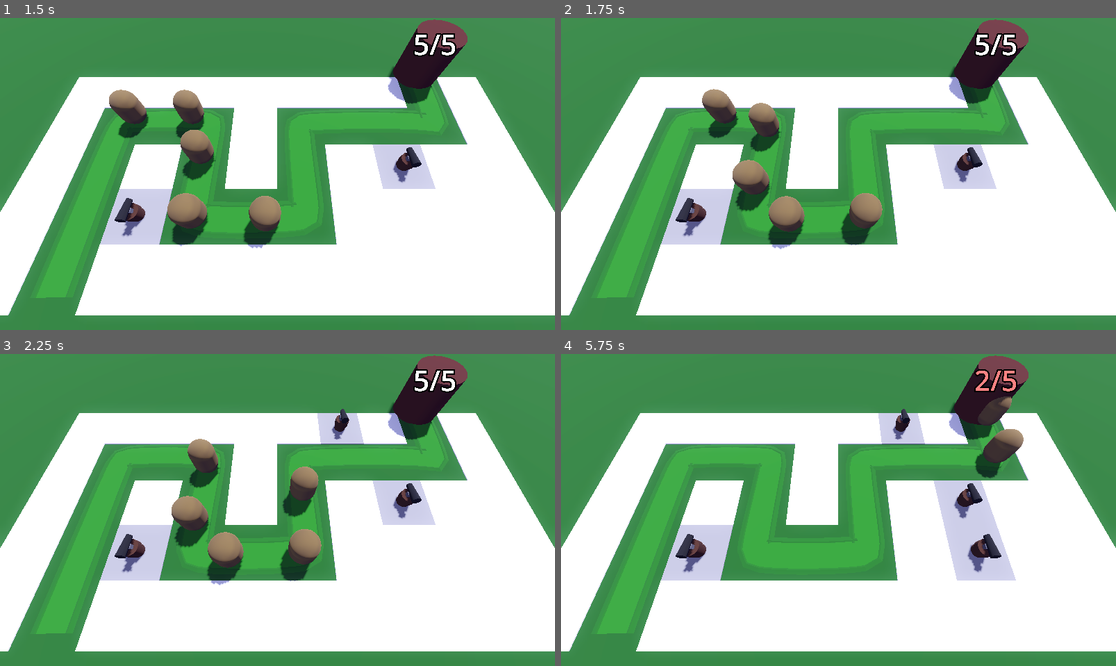
Above: before the commit, frames 1-4 (two rows, left to right).
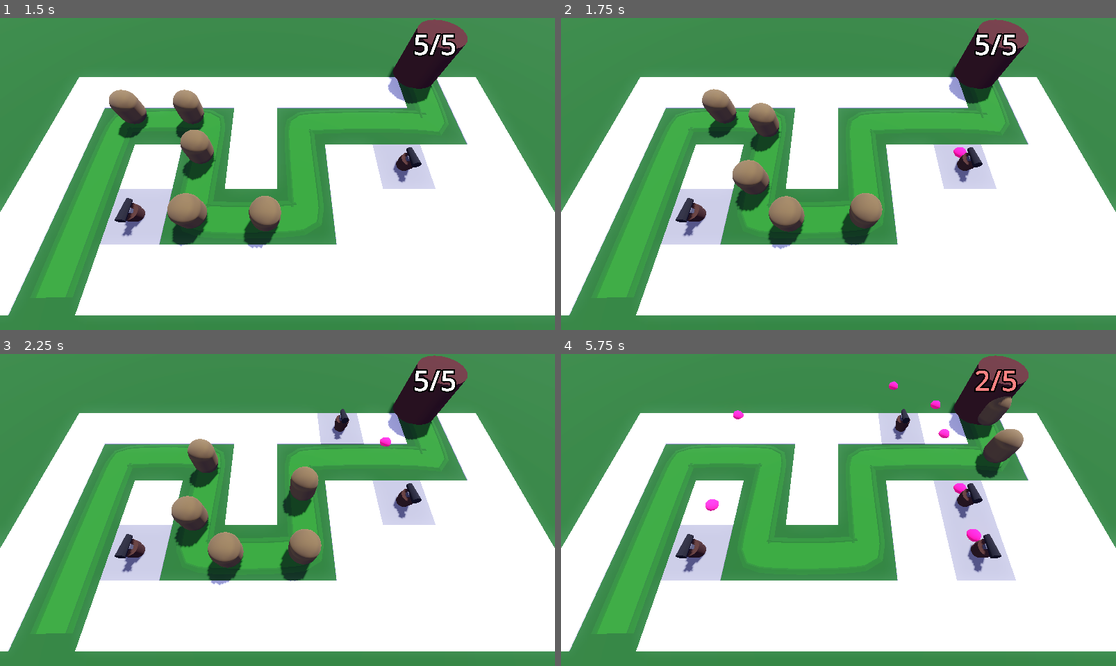
Above: after the commit, the same moments.

Repository: fbcs-hailey/Barbarian_blaster2
Game: Godot game, scene res://Base/base.tscn
Same seed, same stepped clock (60 frames per second), same inputs: the game is played once before the commit and once after it.
Inputs (mouse positions are in pixels of both pictures, inside the frame that each line leads up to):
- Up to frame 1 (1.5 s): move the mouse to (399, 158) at 0.52 s; click (399, 158) at 0.6 s; move the mouse to (166, 189) at 1.27 s; click (166, 189) at 1.35 s
- Up to frame 2 (1.75 s): no input
- Up to frame 3 (2.25 s): move the mouse to (333, 441) at 2.02 s; click (333, 441) at 2.1 s
- Up to frame 4 (5.75 s): move the mouse to (810, 572) at 2.77 s; click (810, 572) at 2.85 s; move the mouse to (1005, 556) at 3.52 s; click (1005, 556) at 3.6 s; move the mouse to (672, 463) at 4.27 s; click (672, 463) at 4.35 s; move the mouse to (866, 510) at 5.02 s; click (866, 510) at 5.1 s

Frame 1 is identical in both runs. In frame 2, less than 0.1% of the frame differs, in the area x 70-74%, y 41-45%; in frame 3, less than 0.1%; in frame 4, 0.4%, in the area x 26-76%, y 8-61%.

Commit message:
add projectile

Diff:
--- /dev/null
+++ b/Turret/projectile.gd
@@ -0,0 +1,11 @@
+extends Area3D
+var direction:=Vector3.FORWARD
+@export var speed:=10.0
+
+func _physics_process(delta: float) -> void:
+	position+=direction*speed*delta
+
+
+
+func _on_timer_timeout() -> void:
+	queue_free()
--- /dev/null
+++ b/Turret/projectile.tscn
@@ -0,0 +1,28 @@
+[gd_scene load_steps=5 format=3 uid="uid://dcb1nmqt0yxq7"]
+
+[ext_resource type="Script" uid="uid://d1fjr70lbp843" path="res://Turret/projectile.gd" id="1_sxav3"]
+
+[sub_resource type="StandardMaterial3D" id="StandardMaterial3D_tp1dm"]
+albedo_color = Color(1, 0, 0.4166665, 1)
+
+[sub_resource type="SphereMesh" id="SphereMesh_sxav3"]
+material = SubResource("StandardMaterial3D_tp1dm")
+
+[sub_resource type="SphereShape3D" id="SphereShape3D_3nq0t"]
+
+[node name="Projectile" type="Area3D"]
+script = ExtResource("1_sxav3")
+
+[node name="MeshInstance3D" type="MeshInstance3D" parent="."]
+mesh = SubResource("SphereMesh_sxav3")
+
+[node name="CollisionShape3D" type="CollisionShape3D" parent="."]
+top_level = true
+shape = SubResource("SphereShape3D_3nq0t")
+
+[node name="Timer" type="Timer" parent="."]
+wait_time = 2.0
+one_shot = true
+autostart = true
+
+[connection signal="timeout" from="Timer" to="." method="_on_timer_timeout"]
--- /dev/null
+++ b/Turret/turret.gd
@@ -0,0 +1,8 @@
+extends Node3D
+
+@export var projectile:PackedScene
+
+func _on_timer_timeout() -> void:
+	var new_projectile:=projectile.instantiate()
+	add_child(new_projectile)
+	new_projectile.global_position=global_position
--- a/Turret/turret.tscn
+++ b/Turret/turret.tscn
@@ -1,4 +1,7 @@
-[gd_scene load_steps=9 format=3 uid="uid://t4ft8hd3vqp6"]
+[gd_scene load_steps=11 format=3 uid="uid://t4ft8hd3vqp6"]
+
+[ext_resource type="Script" uid="uid://q2bg1iud121t" path="res://Turret/turret.gd" id="1_5kpma"]
+[ext_resource type="PackedScene" uid="uid://dcb1nmqt0yxq7" path="res://Turret/projectile.tscn" id="2_djkev"]
 
 [sub_resource type="StandardMaterial3D" id="StandardMaterial3D_cb20n"]
 albedo_color = Color(0.18110615, 0.08980579, 1.3235956e-07, 1)
@@ -33,6 +36,8 @@
 height = 1.5
 
 [node name="Turret" type="Node3D"]
+script = ExtResource("1_5kpma")
+projectile = ExtResource("2_djkev")
 
 [node name="TurretBase" type="MeshInstance3D" parent="."]
 transform = Transform3D(1, 0, 0, 0, 1, 0, 0, 0, 1, 0, 0.5, 0)
@@ -49,3 +54,8 @@
 [node name="Canon" type="MeshInstance3D" parent="TurretBase"]
 transform = Transform3D(1, 0, 0, 0, -0.14217973, 0.98984087, 0, -0.98984087, -0.14217973, 0, 0.9305744, 0)
 mesh = SubResource("CylinderMesh_2avlq")
+
+[node name="Timer" type="Timer" parent="."]
+autostart = true
+
+[connection signal="timeout" from="Timer" to="." method="_on_timer_timeout"]
Not shown, added: Turret/projectile.gd.uid
Not shown, added: Turret/turret.gd.uid
